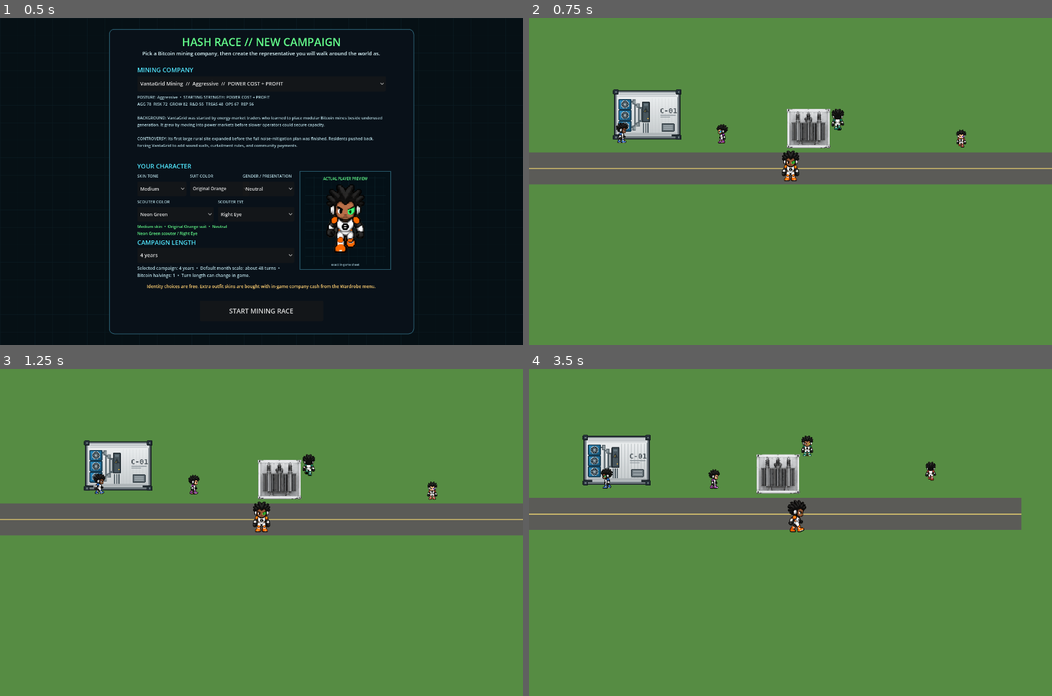
Above: before the commit, frames 1-4 (two rows, left to right).
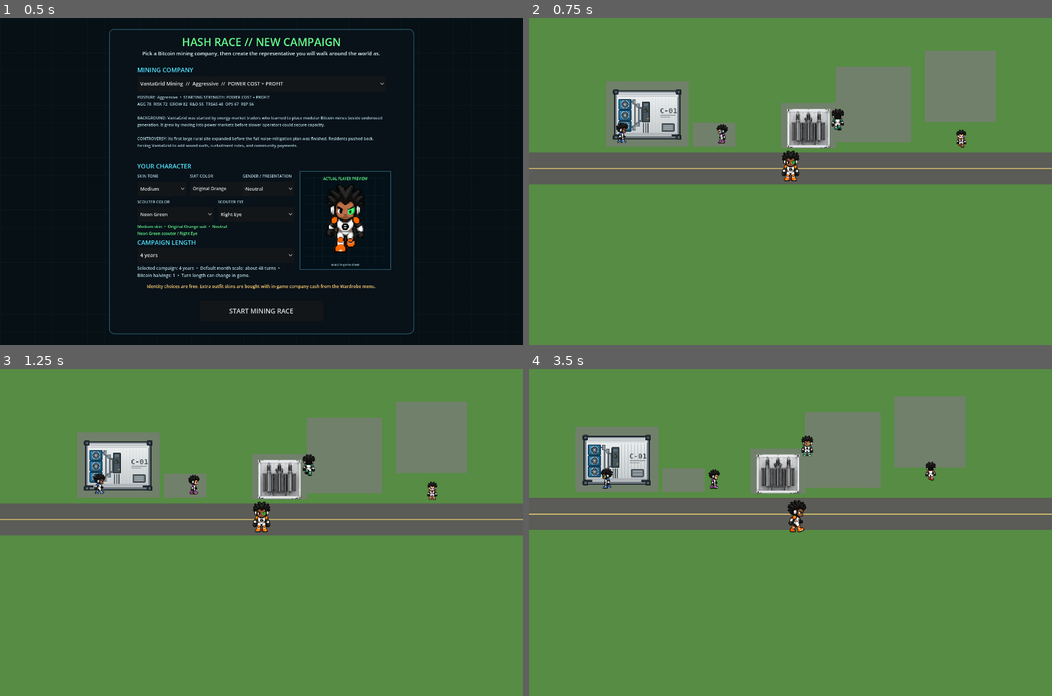
Above: after the commit, the same moments.

Repository: 1freetech/HashRace
Game: Godot game, scene res://scenes/campaign_setup.tscn
The game is run twice, just before and just after one commit, with the same random seed, the same clock (stepped at 60 frames per second) and the same inputs.
Inputs (mouse positions are in pixels of both pictures, inside the frame that each line leads up to):
- Up to frame 1 (0.5 s): no input
- Up to frame 2 (0.75 s): click "START MINING RACE" at 0.5 s
- Up to frame 3 (1.25 s): no input
- Up to frame 4 (3.5 s): tap Enter (ui_accept) at 1.25, 1.52 s; move the mouse to (905, 516) at 1.27 s; hold D (move_right) 1.28-2 s; tap E at 1.35 s; click (905, 516) at 1.42 s; drag from (685, 548) to (764, 597) at 2.02 s; move the mouse to (842, 460) at 2.77 s; hold D (move_right) from 2.78 s (still down); tap 0 at 2.85 s

Frame 1 is identical in both runs. In frame 2, 8.3% of the frame differs, in the area x 14-90%, y 10-40%; in frame 3, 8.3%; in frame 4, 9.0%, in the area x 8-100%, y 8-50%.
Error before the commit: Invalid access to property or key 'asic' on a base object of type 'Dictionary'. (res://scripts/world.gd:280)
Error after the commit: Invalid access to property or key 'asic' on a base object of type 'Dictionary'. (res://scripts/world.gd:289)

Commit message:
Ground campus infrastructure with sparse industrial pads

Diff:
--- a/Godot/scripts/world.gd
+++ b/Godot/scripts/world.gd
@@ -230,8 +230,17 @@
     _draw_hud()
 
 func _draw_service_road() -> void:
-    draw_rect(Rect2(170, 570, 1450, 88), Color("5b5b57"))
-    draw_line(Vector2(170, 614), Vector2(1620, 614), Color("c7b46a"), 3.0)
+    # One deliberate campus road: carry it through the full playable width so it
+    # reads as infrastructure instead of an isolated gray strip floating in grass.
+    draw_rect(Rect2(0, 570, WORLD_SIZE.x, 88), Color("5b5b57"))
+    draw_line(Vector2(0, 614), Vector2(WORLD_SIZE.x, 614), Color("c7b46a"), 3.0)
+    # Sparse industrial pads visually ground the authored equipment without
+    # introducing a second road layer or filling the campus with decorative clutter.
+    draw_rect(Rect2(392, 374, 228, 180), Color("71806b"))
+    draw_rect(Rect2(874, 434, 152, 124), Color("71806b"))
+    draw_rect(Rect2(1024, 334, 208, 208), Color("71806b"))
+    draw_rect(Rect2(1270, 290, 196, 196), Color("71806b"))
+    draw_rect(Rect2(632, 488, 116, 66), Color("71806b"))
 
 func _build_infrastructure_sprites() -> void:
     # Real Sprite2D nodes give infrastructure and the player a common Y-sort
